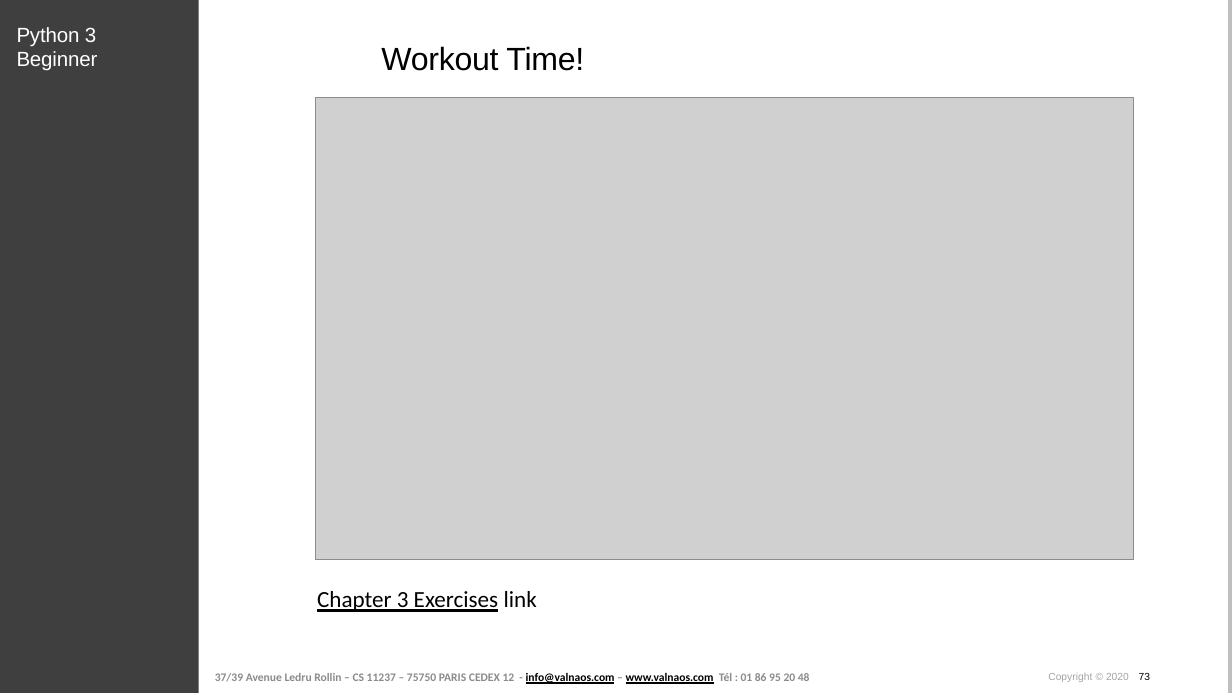
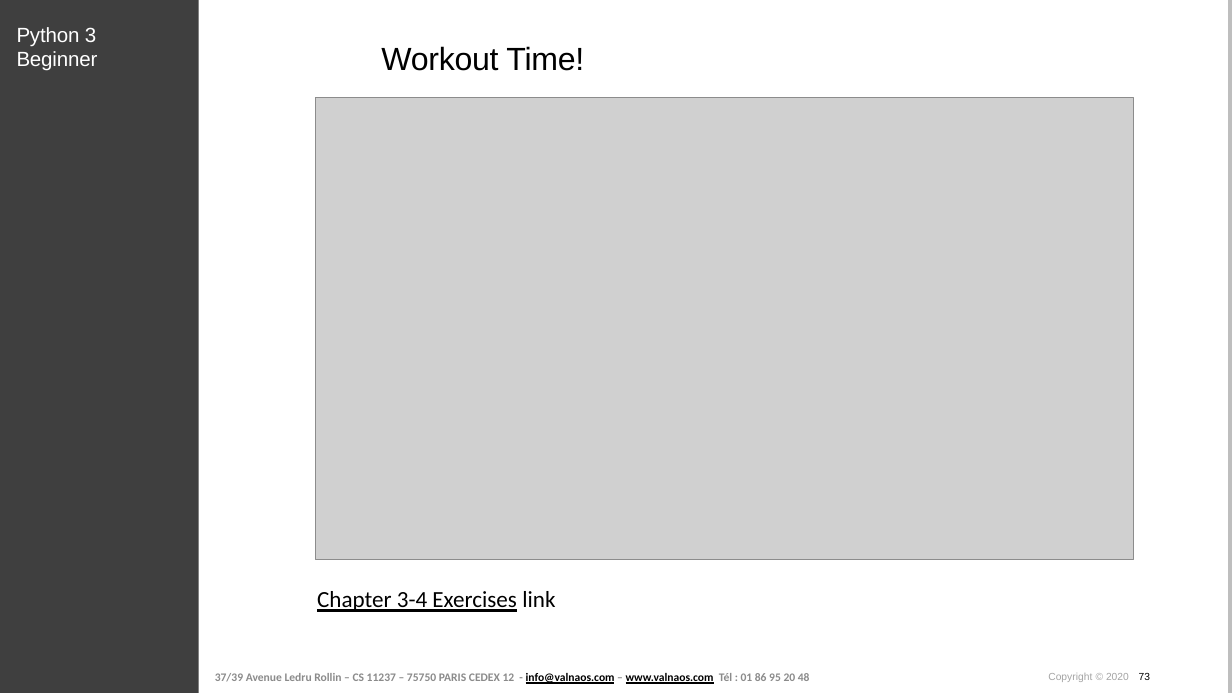
Before and after one commit to cstar-industries/python-3-beginner, a slide deck: slide 73 of 003-Data-Structures/Data Structures - Slides.pptx. Drawn at 1232x693 pixels with LibreOffice and Linux fonts; fonts in the diff are those of the drawing; grey boxes stand for pictures; background and template pictures are left out. Boxes give left, top, right and bottom in pixels: in the first picture for what was removed or moved away, otherwise in the second. Text is boxed around its words. In the diff, an @@ line names an element or a change of style, - is before the commit and + after.

```diff
--- a/003-Data-Structures/Data Structures - Slides.pptx
+++ b/003-Data-Structures/Data Structures - Slides.pptx
@@ text at (317,591,555,612): text changed @@
-Chapter 3 Exercises link
+Chapter 3-4 Exercises link
```
Also in this commit, not shown: 1 other slide changed, 1 other file.
